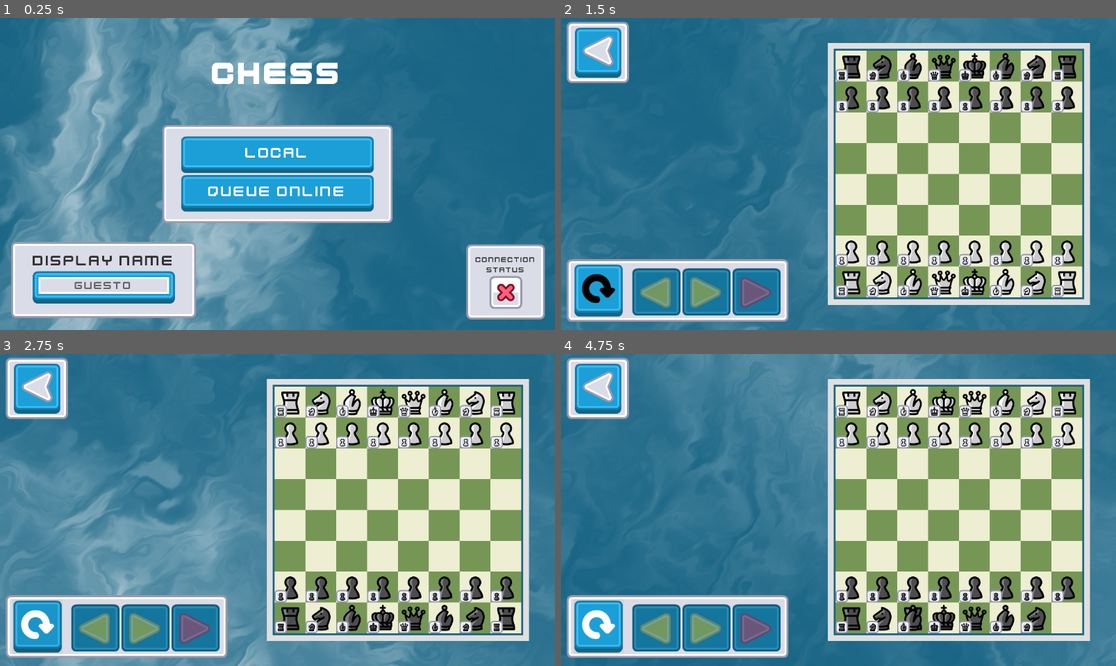
Above: before the commit, frames 1-4 (two rows, left to right).
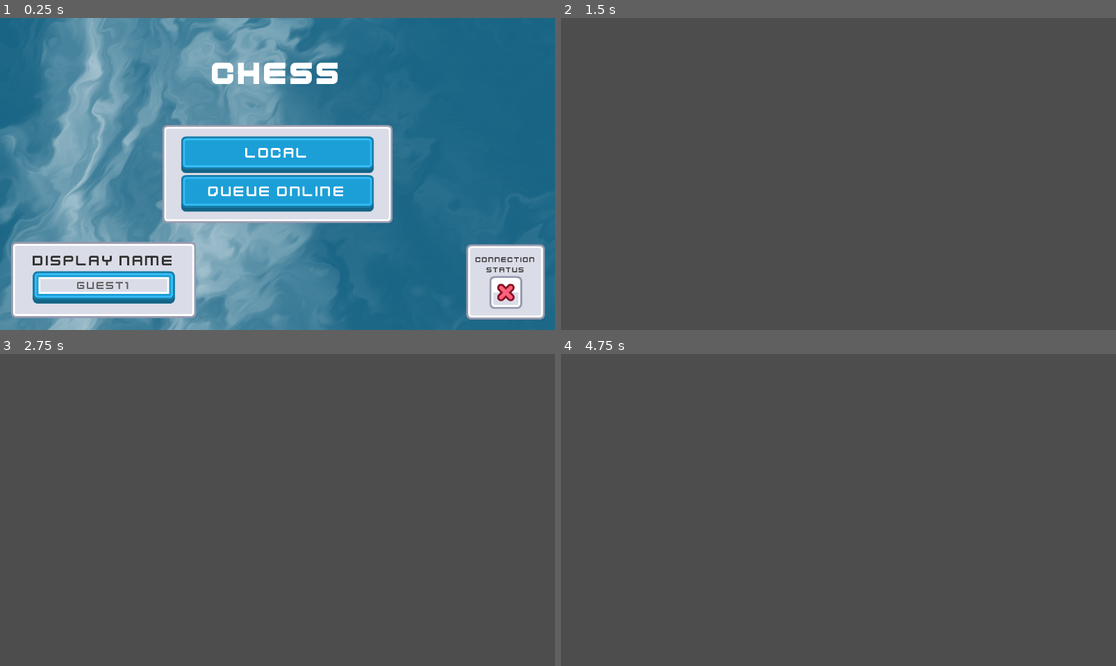
Above: after the commit, the same moments.

Repository: HiperSlug/chess_but
Game: Godot game, scene res://main_menu/main_menu.tscn
Same seed, same stepped clock (60 frames per second), same inputs: the game is played once before the commit and once after it.
Inputs (mouse positions are in pixels of both pictures, inside the frame that each line leads up to):
- Up to frame 1 (0.25 s): no input
- Up to frame 2 (1.5 s): click (666, 286) at 0.52 s; type "12" at 0.6 s; click "Local" at 1.25 s
- Up to frame 3 (2.75 s): click (38, 625) at 2.02 s
- Up to frame 4 (4.75 s): click (599, 625) at 2.77 s; click (599, 625) at 3.52 s; drag from (1066, 619) to (910, 619) at 4.27 s

The runs differ from the first frame. In frame 1, 0.1% of the frame differs, in the area x 13-24%, y 84-87%; in frame 2, 99%; in frame 3, 99%; in frame 4, 99%, in the area x 0-100%, y 0-100%.

Commit message:
Tried higher port

Diff:
--- a/globals/network_handler.gd
+++ b/globals/network_handler.gd
@@ -43,7 +43,7 @@
 ## If client is connected to the server.
 var is_client_connected_to_server: bool = false
 
-var PORT: int = 80
+var PORT: int = 1111
 var bind_address: String = "0.0.0.0"
 var URL: String = "wss://chess-but.onrender.com"
 
Not shown, changed: builds/server/Dockerfile
Not shown, changed: builds/server/health_check_workaround.py
